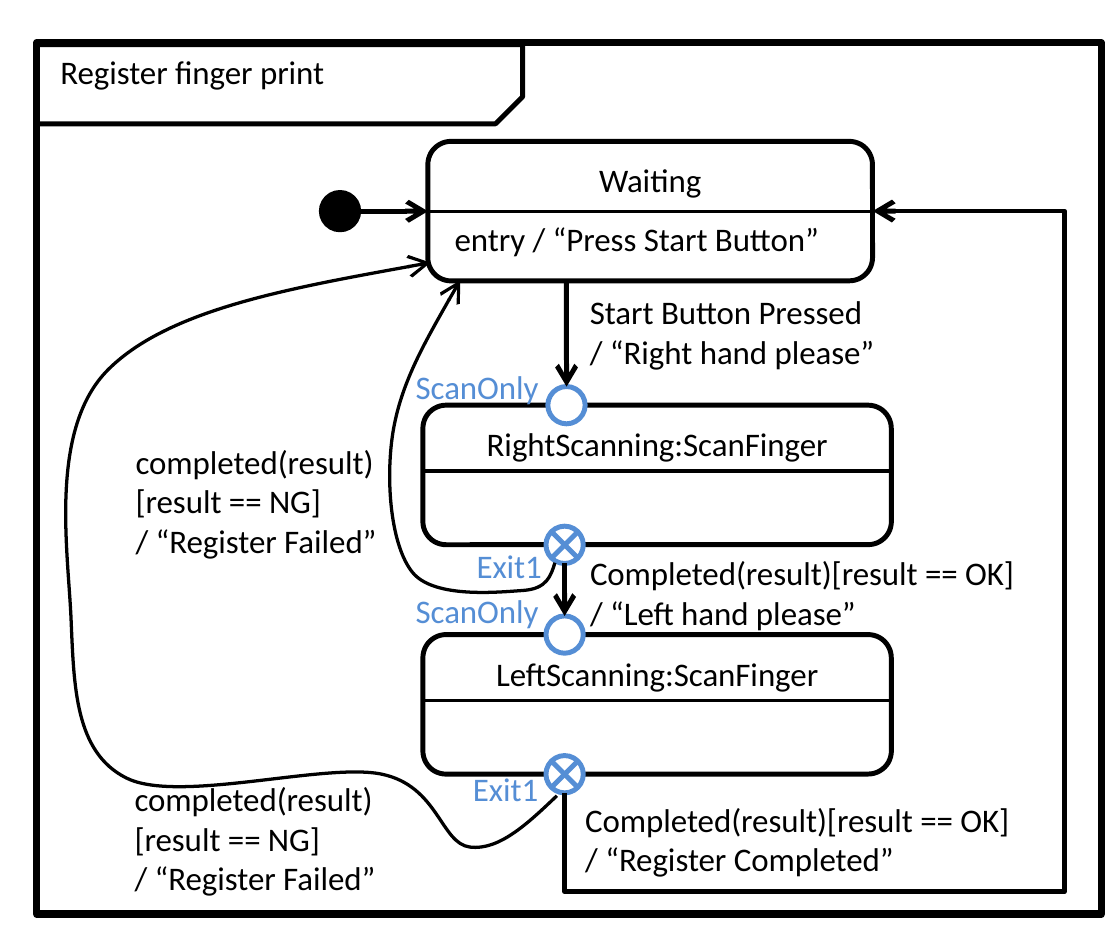
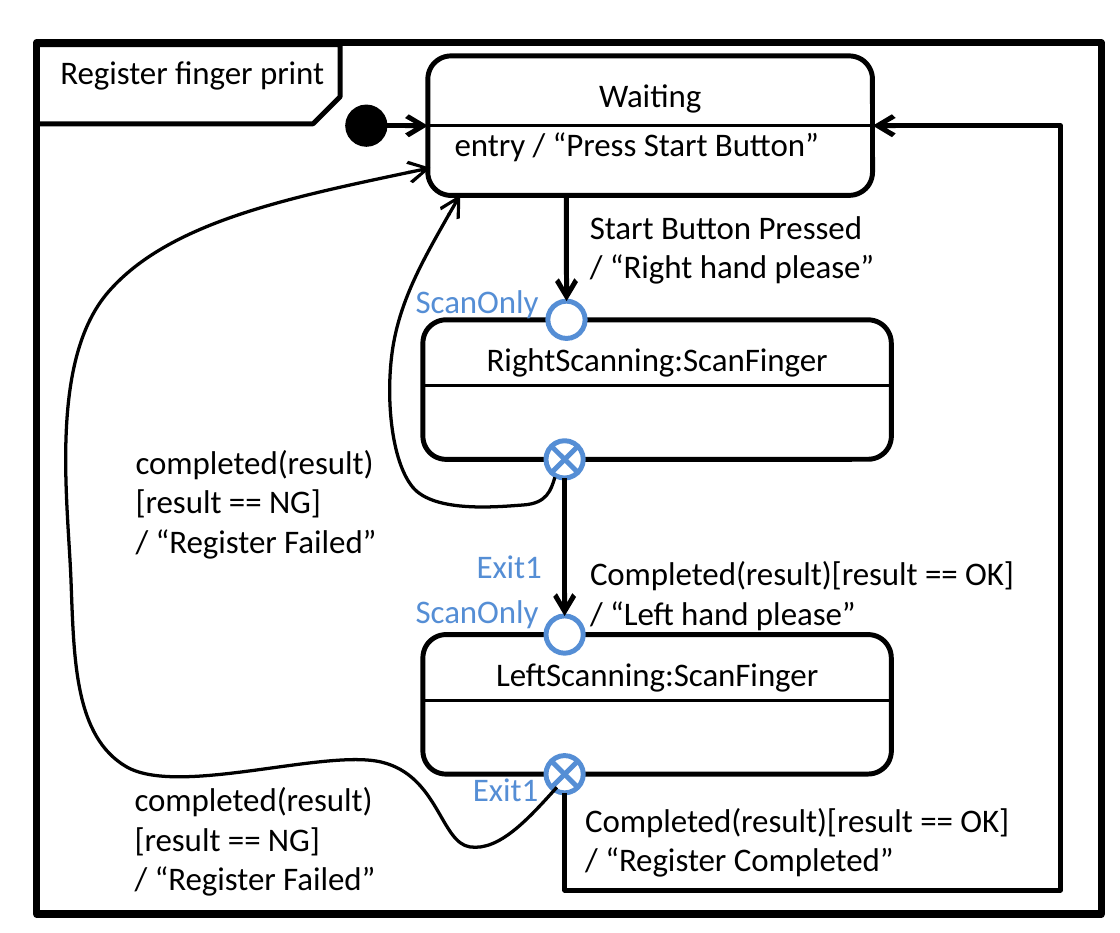
Before and after one commit to redboltz/cpp_sample, a slide deck: slide 17 of boost_training/msm/fig.pptx. Drawn at 1120x933 pixels with LibreOffice and Linux fonts; fonts in the diff are those of the drawing. Boxes give left, top, right and bottom in pixels: in the first picture for what was removed or moved away, otherwise in the second. Text is boxed around its words. In the diff, an @@ line names an element or a change of style, - is before the commit and + after.

```diff
--- a/boost_training/msm/fig.pptx
+++ b/boost_training/msm/fig.pptx
@@ snip rect: place and size @@
-snip rect at (36, 45, 521, 123)
+snip rect at (36, 45, 339, 123)
@@ ellipse: place and size @@
-ellipse at (322, 192, 360, 230)
+ellipse at (348, 107, 386, 144)
@@ text "entry / “Press Start Button”": place and size @@
-text "entry / “Press Start Button”" at (455, 227, 819, 257)
+text "entry / “Press Start Button”" at (455, 132, 819, 162)
@@ arrow moved from (358, 211) - (429, 211) to (384, 125) - (429, 125) @@
@@ elbow arrow moved from (564, 793) - (871, 211) to (564, 793) - (871, 125) @@
@@ freeform shape: place and size @@
-freeform shape at (66, 263, 556, 848)
+freeform shape at (66, 168, 556, 848)
@@ 4 lines, 2 rounded rectangles, 2 texts, 2 ellipses, 1 arrow, 1 freeform shape: place and size @@
-4 lines, 2 rounded rectangles, 2 texts, 2 ellipses, 1 arrow, 1 freeform shape at (388, 142, 890, 592)
+4 lines, 2 rounded rectangles, 2 texts, 2 ellipses, 1 arrow, 1 freeform shape at (388, 57, 890, 507)
@@ arrow moved from (564, 564) - (564, 616) to (564, 478) - (564, 616) @@
```
Also in this commit, not shown: 1 slide added, 1 other file.
